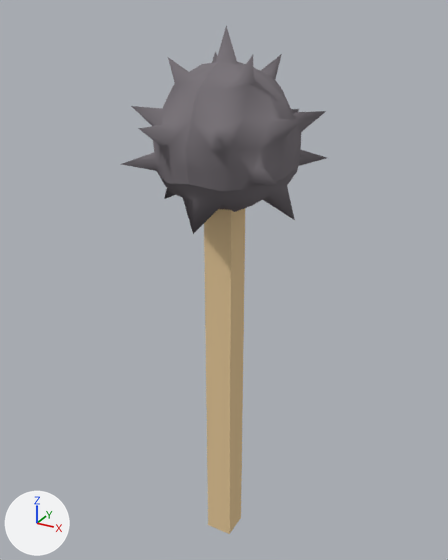
What one commit did to the Blender file Assets/Models/Units/Weapons/Mace.blend.
Camera for both pictures: a 50 mm lens placed at (0.467, -1.725, 1.96), pointed at (-0.509, 0.05, 1.073). The axes (+X, +Y, +Z) are drawn at lower left. The lights are the same throughout.

The first picture shows 'spear1'.
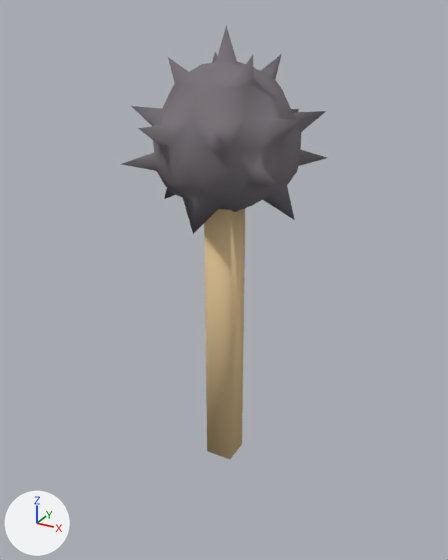
The newer file is also turned or shifted as a whole; pictures and numbers use the older file's frame.

The change, as JSON lines over the scene's bpy script:
```json
{"block": "me_untitled", "where": "# used by ob_spear1; location = (0.0, 0.0, 0.0); rotation_euler = (1.571, 0.0, 0.0), in degrees (90, 0, 0)"}
{"block": "me_untitled", "where": "# before: 0 (-0.53, 0.0, 0.05) at pixel (208, 525), 1 (-0.43, 0.0, 0.05) at pixel (229, 534), 6 (-0.53, 0.0, -0.05), 7 (-0.43, 0.0, -0.05) at pixel (240, 517)"}
{"op": "remove", "block": "me_untitled", "code": "me_untitled.from_pydata(...)  # 284 vertices, 461 faces; spans x -0.77..-0.19, y 0.0..1.91, z -0.29..0.28"}
{"op": "add", "block": "me_untitled", "code": "me_untitled.from_pydata(...)  # 284 vertices, 461 faces; spans x -0.77..-0.19, y 0.38..1.91, z -0.29..0.28"}
{"block": "me_untitled", "change": "me_untitled part 1"}
{"op": "add", "block": "me_untitled", "code": "for i in [0, 1, 6, 7]: me_untitled.vertices[i].co += Vector((0.0, 0.38, 0.0))"}
{"block": "me_untitled", "change": "me_untitled part 2: edges marked sharp go from 81 to 0"}
```

What differs and where, as boxes (x1, y1, x2, y2) in the pictures (448 x 560 px; the box of a moved part takes in the faces that stretch with it):
```json
{"object": "spear1", "change": "reshaped", "before": [122, 26, 327, 534], "after": [122, 26, 327, 459], "on screen": "15% shorter"}
{"part": 1, "of": "me_untitled", "change": "moved or reshaped", "before": [204, 208, 245, 534], "after": [204, 208, 245, 459]}
{"part": 2, "of": "me_untitled", "change": "shading changed", "before": [122, 26, 327, 234], "after": [122, 26, 327, 234]}
```
